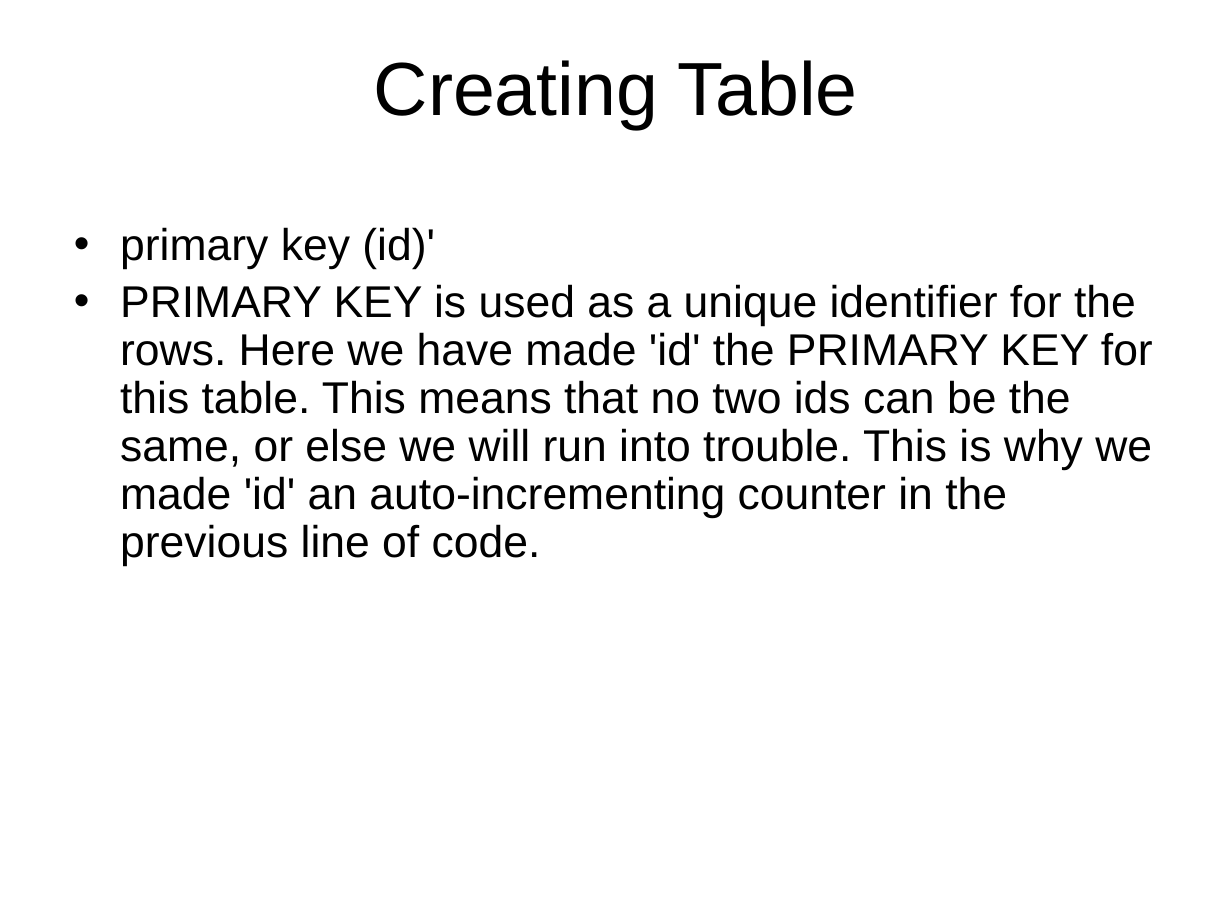
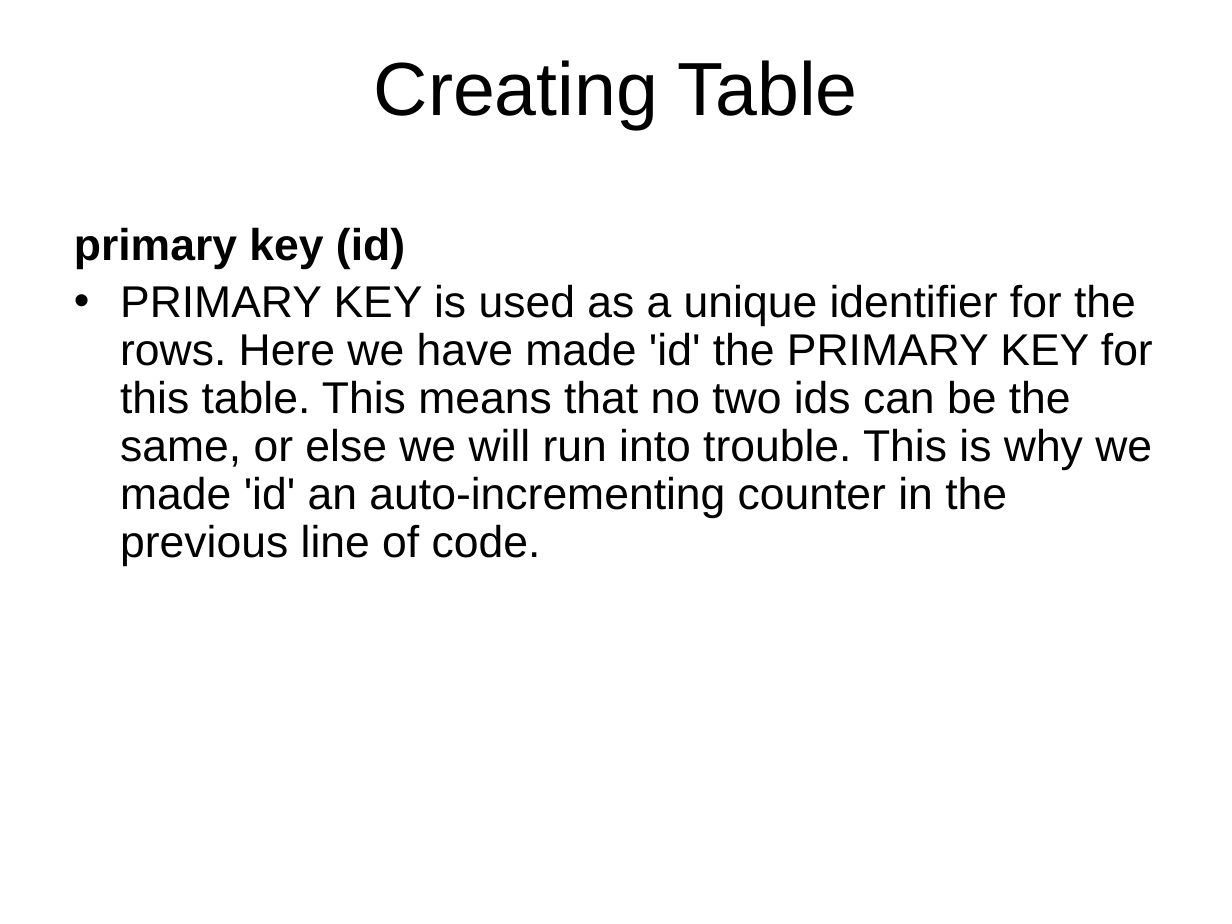
Before and after one commit to pingovn/pingo-webbasic-with-php, a slide deck: slide 42 of slides/Pingo - PHP Basics - Database - MySQL.pptx (slide 43 before the commit). Drawn at 1232x924 pixels with LibreOffice and Linux fonts; fonts in the diff are those of the drawing; background and template pictures are left out. Boxes give left, top, right and bottom in pixels: in the first picture for what was removed or moved away, otherwise in the second. Text is boxed around its words. In the diff, an @@ line names an element or a change of style, - is before the commit and + after.

```diff
--- a/slides/Pingo - PHP Basics - Database - MySQL.pptx
+++ b/slides/Pingo - PHP Basics - Database - MySQL.pptx
@@ text at (x1=74, y1=227, x2=405, y2=269): text changed; bold on @@
-• primary key (id)'
+primary key (id)
```
Also in this commit, not shown: 7 other slides changed, 4 slides removed.
